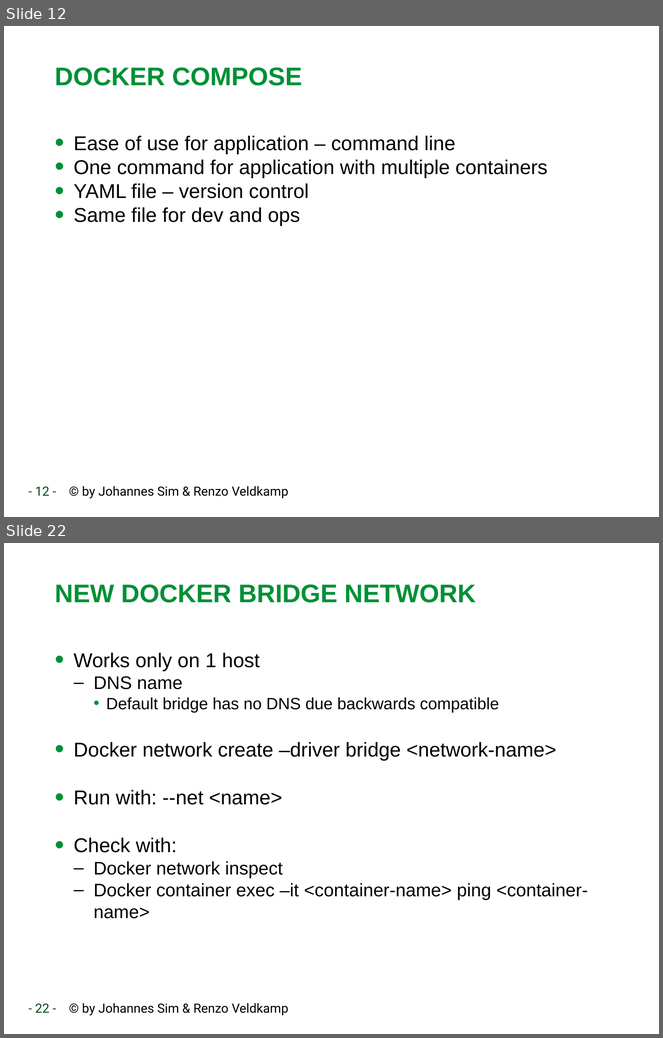
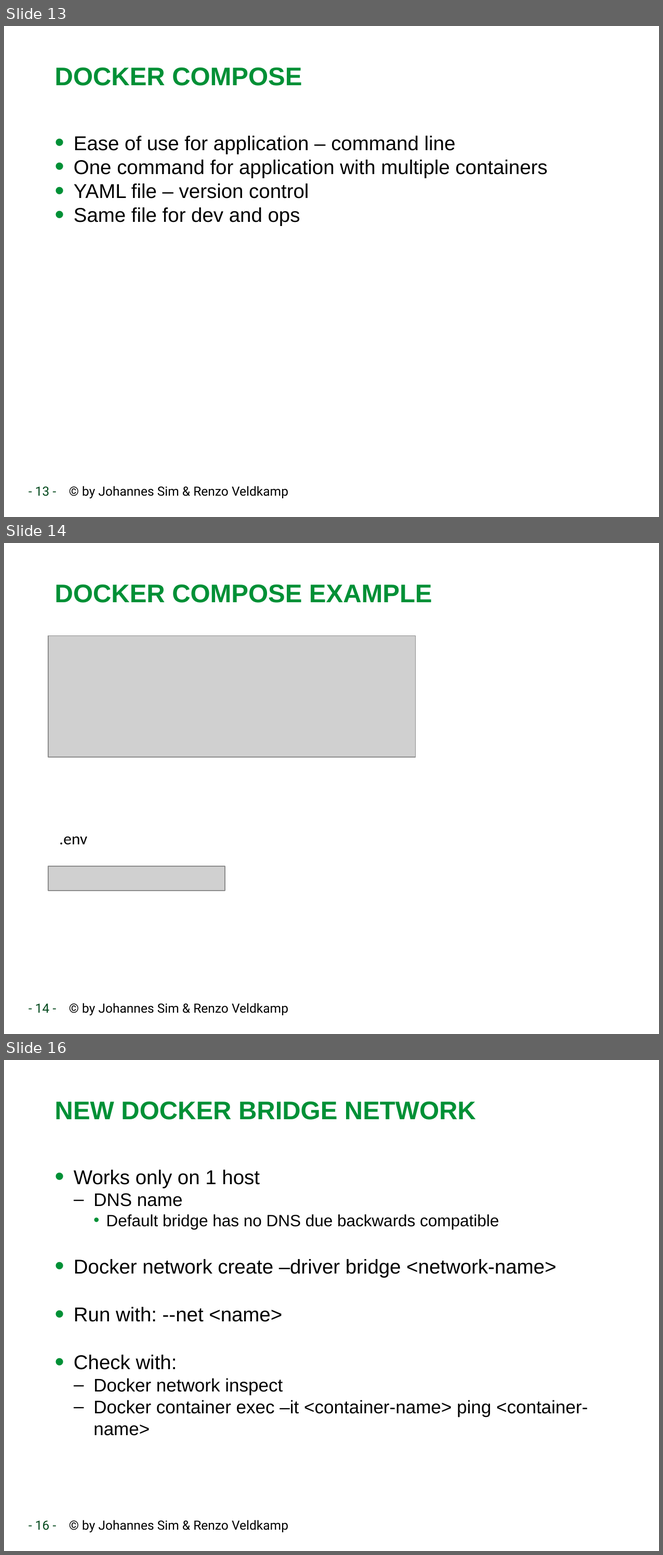
Before and after one commit to RenzoVeldkamp/MicroContainer, a slide deck: Presentatie/Docker102.pptx. Shown one above the other, each under a label of ours: slides 12 and 22 before the commit, slides 13, 14 and 16 after it; the slides between them are not shown. The pictures are 663x1038 and 663x1555 pixels, drawn with LibreOffice and Linux fonts; fonts in the diff are those of the drawing; grey boxes stand for pictures; background and template pictures are left out. Boxes give left, top, right and bottom in pixels: in the first picture for what was removed or moved away, otherwise in the second. Text is boxed around its words. In the diff, an @@ line names an element or a change of style, - is before the commit and + after.

```diff
--- a/Presentatie/Docker102.pptx
+++ b/Presentatie/Docker102.pptx
@@ slide 14 added at (4, 543, 659, 1034), background #FFFFFF; not listed: 1 template element that a slide beside it also shows @@
@@ title added at (55, 584, 432, 603), 28 pt, text #009036, bold @@
+DOCKER COMPOSE EXAMPLE
@@ picture added at (49, 636, 415, 757) @@
@@ text added at (59, 836, 87, 845), 18 pt, text #000000 @@
+.env
@@ picture added at (49, 866, 226, 891) @@
@@ what was slide 12 is now slide 13 @@
@@ text at (35, 486, 288, 499): text changed @@
-- 12 - © by Johannes Sim & Renzo Veldkamp
+- 13 - © by Johannes Sim & Renzo Veldkamp
@@ what was slide 22 is now slide 16 @@
@@ text at (35, 1520, 288, 1533): text changed @@
-- 22 - © by Johannes Sim & Renzo Veldkamp
+- 16 - © by Johannes Sim & Renzo Veldkamp
```
Also in this commit, not shown: 3 slides changed, 1 other slide added, 4 slides removed, 1 other file.
